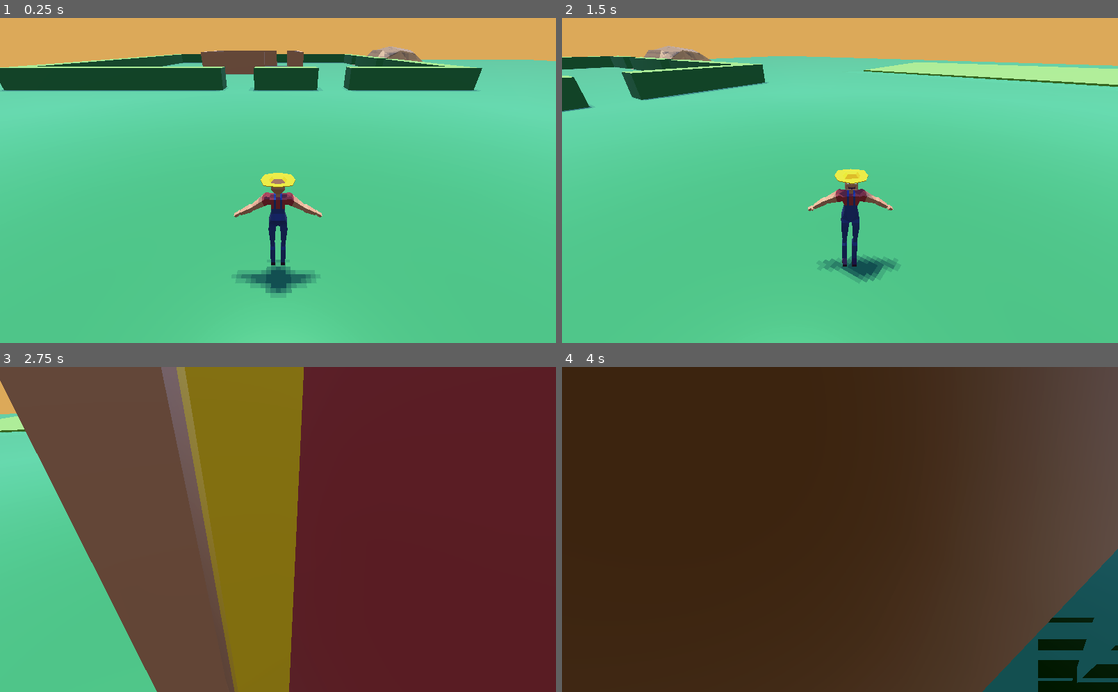
Above: before the commit, frames 1-4 (two rows, left to right).
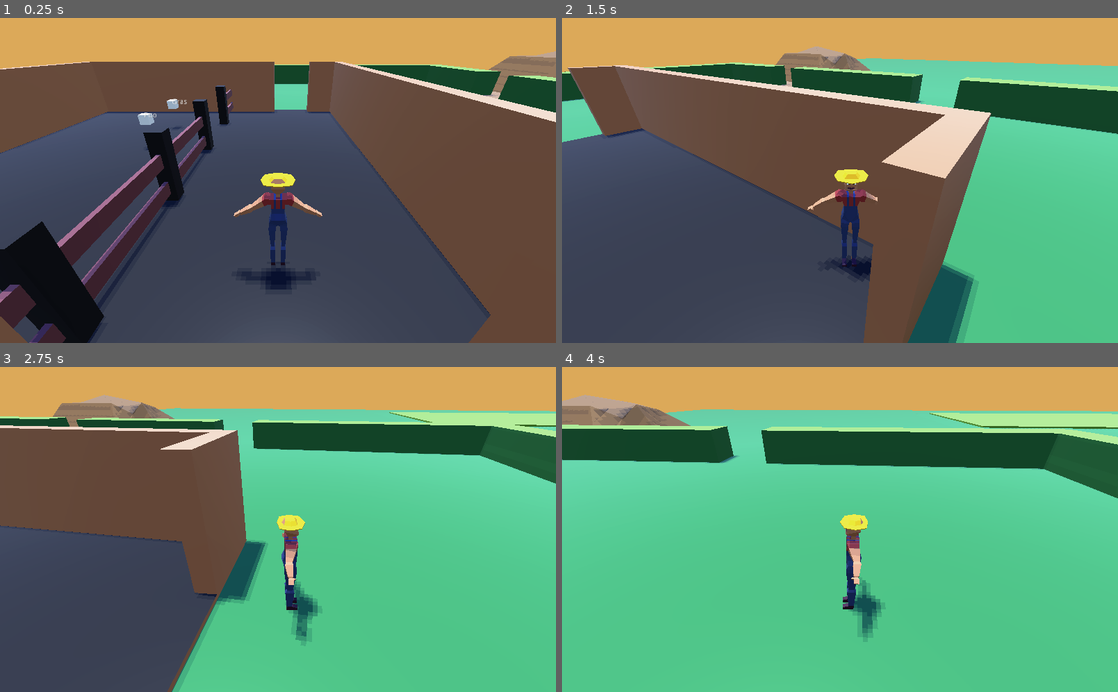
Above: after the commit, the same moments.

Repository: jomoho/ld46
Game: Godot game, scene res://levels/farm_level.tscn
Two runs of this game, one before a commit and one after it. Both use one fixed random seed, a clock stepped at 60 frames per second and the inputs below.
Inputs:
- Up to frame 1 (0.25 s): no input
- Up to frame 2 (1.5 s): hold D (move_right) 0.53-1.28 s; hold S (move_back) from 1.28 s (still down)
- Up to frame 3 (2.75 s): release S (move_back) at 2.03 s; hold D (move_right) from 2.03 s (still down)
- Up to frame 4 (4 s): release D (move_right) at 2.78 s; hold W (move_up) 2.78-3.53 s; hold A (move_left) from 3.53 s (still down)

The runs differ from the first frame. In frame 1, 85% of the frame differs, in the area x 0-100%, y 8-100%; in frame 2, 66%; in frame 3, 91%; in frame 4, 100%, in the area x 0-100%, y 0-100%.

Commit message:
Progress
* farm looks even better and house is to scale
* automatic collision meshes from blender export
* added poo and grass objects with physics and area colliders on different layers
* added hud labels for cow poo and gras
*

Diff:
--- /dev/null
+++ b/farm_life_godot/levels/farm_level.gd
@@ -0,0 +1 @@
+extends Spatial
--- a/farm_life_godot/levels/farm_level.tscn
+++ b/farm_life_godot/levels/farm_level.tscn
@@ -1,56 +1,25 @@
-[gd_scene load_steps=6 format=2]
+[gd_scene load_steps=9 format=2]
 
 [ext_resource path="res://objects/characters/cow_agent.tscn" type="PackedScene" id=1]
 [ext_resource path="res://objects/characters/farmer_player.tscn" type="PackedScene" id=2]
-[ext_resource path="res://levels/farm_land.tscn" type="PackedScene" id=3]
+[ext_resource path="res://models/farm_land.gltf" type="PackedScene" id=3]
+[ext_resource path="res://levels/farm_level.gd" type="Script" id=4]
+[ext_resource path="res://objects/gras.gd" type="Script" id=5]
+[ext_resource path="res://objects/poo.gd" type="Script" id=6]
 
 [sub_resource type="BoxShape" id=1]
 
-[sub_resource type="BoxShape" id=2]
-extents = Vector3( 1, 1, 1.06406 )
+[sub_resource type="CubeMesh" id=2]
 
 [node name="farm_level" type="Spatial"]
-
-[node name="farm_land" parent="." instance=ExtResource( 3 )]
+script = ExtResource( 4 )
 
 [node name="Player" parent="." instance=ExtResource( 2 )]
-transform = Transform( 1, 0, 0, 0, 1, 0, 0, 0, 1, 19.9969, 0, -21.9509 )
+transform = Transform( 1, 0, 0, 0, 1, 0, 0, 0, 1, 19.9969, 0, 18.7135 )
+collision_layer = 7
+collision_mask = 7
 cameraPath = NodePath("../../farm_level/Player/camera_dolly/Camera")
 meshPath = NodePath("../../farm_level/Player/farmer_rig")
-
-[node name="StaticBody" type="StaticBody" parent="."]
-
-[node name="CollisionShape" type="CollisionShape" parent="StaticBody"]
-transform = Transform( 64, 0, 0, 0, 1, 0, 0, 0, 64, 0.000883102, -0.980396, 0.0372362 )
-shape = SubResource( 1 )
-
-[node name="CollisionShape2" type="CollisionShape" parent="StaticBody"]
-transform = Transform( 1.028, 0, 0, 0, 1.138, 0, 0, 0, 9, 1.00334, 1.0972, 10.2207 )
-shape = SubResource( 2 )
-
-[node name="CollisionShape7" type="CollisionShape" parent="StaticBody"]
-transform = Transform( -1.09169e-07, 0, 5.86641, 0, 1.138, 0, -1.028, 0, -1.46629e-06, 6.40772, 1, 0.904548 )
-shape = SubResource( 2 )
-
-[node name="CollisionShape8" type="CollisionShape" parent="StaticBody"]
-transform = Transform( -5.91866e-08, 0, 3.18051, 0, 1.138, 0, -1.028, 0, -1.46629e-06, 19.2915, 1, 0.772332 )
-shape = SubResource( 2 )
-
-[node name="CollisionShape3" type="CollisionShape" parent="StaticBody"]
-transform = Transform( 1.028, 0, 0, 0, 1.138, 0, 0, 0, 6.5, 1.00334, 1.06203, 28.7418 )
-shape = SubResource( 2 )
-
-[node name="CollisionShape4" type="CollisionShape" parent="StaticBody"]
-transform = Transform( 1.028, 0, 0, 0, 1.138, 0, 0, 0, 4, 1.00334, 1.06203, 42.6848 )
-shape = SubResource( 2 )
-
-[node name="CollisionShape5" type="CollisionShape" parent="StaticBody"]
-transform = Transform( -1.67482e-07, 0, 24, 0, 1.138, 0, -1.028, 0, -3.9101e-06, 23.971, 1.06203, 47.0494 )
-shape = SubResource( 2 )
-
-[node name="CollisionShape6" type="CollisionShape" parent="StaticBody"]
-transform = Transform( 1.028, 0, 0, 0, 1.138, 0, 0, 0, 24, 47.2441, 1.06203, 23.9647 )
-shape = SubResource( 2 )
 
 [node name="RayCast" type="RayCast" parent="."]
 
@@ -61,6 +30,79 @@
 
 [node name="cow_agent" parent="." instance=ExtResource( 1 )]
 transform = Transform( -1.62921e-07, 0, -1, 0, 1, 0, 1, 0, -1.62921e-07, 28.2972, 0, 19.464 )
+collision_layer = 7
+collision_mask = 7
 
-[node name="cow_agent2" parent="." instance=ExtResource( 1 )]
-transform = Transform( -1.62921e-07, 0, -1, 0, 1, 0, 1, 0, -1.62921e-07, 28.2972, 0, 22.0537 )
+[node name="farm_land" parent="." instance=ExtResource( 3 )]
+
+[node name="poo" type="RigidBody" parent="."]
+transform = Transform( 1, 0, 0, 0, 1, 0, 0, 0, 1, 25.4947, 1.57472, 25.1523 )
+mass = 10.0
+script = ExtResource( 6 )
+
+[node name="CollisionShape" type="CollisionShape" parent="poo"]
+transform = Transform( 0.2, 0, 0, 0, 0.2, 0, 0, 0, 0.2, 0, 0, 0 )
+shape = SubResource( 1 )
+
+[node name="MeshInstance" type="MeshInstance" parent="poo/CollisionShape"]
+mesh = SubResource( 2 )
+material/0 = null
+
+[node name="Area" type="Area" parent="poo"]
+collision_layer = 2
+collision_mask = 2
+
+[node name="CollisionShape" type="CollisionShape" parent="poo/Area"]
+transform = Transform( 0.5, 0, 0, 0, 0.5, 0, 0, 0, 0.5, 0, 0, 0 )
+shape = SubResource( 1 )
+
+[node name="LabelAnchor" type="Spatial" parent="poo"]
+transform = Transform( 1, 0, 0, 0, 1, 0, 0, 0, 1, 0, 0.300306, 0 )
+
+[node name="Label" type="Label" parent="poo"]
+margin_left = 58.0
+margin_top = 95.0
+margin_right = 104.0
+margin_bottom = 109.0
+text = "Poo"
+__meta__ = {
+"_edit_use_anchors_": false
+}
+
+[node name="gras" type="RigidBody" parent="."]
+transform = Transform( 1, 0, 0, 0, 1, 0, 0, 0, 1, 25.4947, 1.57472, 27.9983 )
+mass = 10.0
+script = ExtResource( 5 )
+
+[node name="CollisionShape" type="CollisionShape" parent="gras"]
+transform = Transform( 0.2, 0, 0, 0, 0.2, 0, 0, 0, 0.2, 0, 0, 0 )
+shape = SubResource( 1 )
+
+[node name="MeshInstance" type="MeshInstance" parent="gras/CollisionShape"]
+mesh = SubResource( 2 )
+material/0 = null
+
+[node name="Area" type="Area" parent="gras"]
+collision_layer = 4
+collision_mask = 4
+
+[node name="CollisionShape" type="CollisionShape" parent="gras/Area"]
+transform = Transform( 0.5, 0, 0, 0, 0.5, 0, 0, 0, 0.5, 0, 0, 0 )
+shape = SubResource( 1 )
+
+[node name="LabelAnchor" type="Spatial" parent="gras"]
+transform = Transform( 1, 0, 0, 0, 1, 0, 0, 0, 1, 0, 0.304605, 0 )
+
+[node name="Label" type="Label" parent="gras"]
+margin_left = 86.0
+margin_top = 45.0
+margin_right = 132.0
+margin_bottom = 59.0
+text = "Gras"
+__meta__ = {
+"_edit_use_anchors_": false
+}
+[connection signal="body_entered" from="poo/Area" to="poo" method="_on_Area_body_entered"]
+[connection signal="body_entered" from="gras/Area" to="gras" method="_on_Area_body_entered" flags=6]
+
+[editable path="cow_agent"]
--- /dev/null
+++ b/farm_life_godot/objects/characters/cow_agent.gd
@@ -0,0 +1,44 @@
+extends KinematicBody
+
+const POO_INTERVAL = 20
+
+
+# stuff
+var label
+var labelAnchor
+var cam
+
+var digestion = 0
+var pooTimer = 0
+var health = 50
+var timeAlive = 0;
+
+func _process(_delta):
+	timeAlive += _delta
+
+	if digestion > 0:
+		pooTimer += _delta
+		if pooTimer > POO_INTERVAL:
+			make_poo()
+			pooTimer = 0;
+			digestion -=1;
+
+	label.set_text(make_text())
+	## adjust label position
+	var pos = labelAnchor.get_global_transform().origin;
+	var screenPos = cam.unproject_position(pos);
+	label.set_position(screenPos);
+
+# Called when the node enters the scene tree for the first time.
+func _ready():
+	cam = get_tree().get_root().get_camera()
+	label = get_node("Label")
+	labelAnchor = get_node("LabelAnchor")
+	pass
+
+func make_poo():
+	print("poooooooooooooo")
+	pass
+
+func make_text():
+	return "cow %d : %d" % [health,digestion]
--- a/farm_life_godot/objects/characters/cow_agent.tscn
+++ b/farm_life_godot/objects/characters/cow_agent.tscn
@@ -1,14 +1,27 @@
-[gd_scene load_steps=3 format=2]
+[gd_scene load_steps=4 format=2]
 
 [ext_resource path="res://objects/characters/cow_rig.tscn" type="PackedScene" id=1]
+[ext_resource path="res://objects/characters/cow_agent.gd" type="Script" id=2]
 
 [sub_resource type="BoxShape" id=1]
 extents = Vector3( 1, 1, 1.13703 )
 
 [node name="cow_agent" type="KinematicBody"]
+script = ExtResource( 2 )
 
 [node name="CollisionShape" type="CollisionShape" parent="."]
 transform = Transform( 0.454, 0, 0, 0, 1, 0, 0, 0, 1, 0, 1, 0.264589 )
 shape = SubResource( 1 )
 
 [node name="cow" parent="." instance=ExtResource( 1 )]
+
+[node name="Label" type="Label" parent="."]
+margin_right = 146.0
+margin_bottom = 57.0
+text = "Cow"
+__meta__ = {
+"_edit_use_anchors_": false
+}
+
+[node name="LabelAnchor" type="Spatial" parent="."]
+transform = Transform( 1, 0, 0, 0, 1, 0, 0, 0, 1, 0, 2.05057, 0.772278 )
--- /dev/null
+++ b/farm_life_godot/objects/gras.gd
@@ -0,0 +1,28 @@
+extends RigidBody
+
+# stuff
+var label
+var labelAnchor
+var cam
+
+var timeAlive = 0;
+
+func _process(_delta):
+	timeAlive += _delta
+	## adjust label position
+	var pos = labelAnchor.get_global_transform().origin;
+	var screenPos = cam.unproject_position(pos);
+	label.set_position(screenPos);
+
+# Called when the node enters the scene tree for the first time.
+func _ready():
+	cam = get_tree().get_root().get_camera()
+	label = get_node("Label")
+	labelAnchor = get_node("LabelAnchor")
+	pass
+
+
+func _on_Area_body_entered(body):
+	print("gras entered")
+	print(body.name)
+	pass # Replace with function body.
--- /dev/null
+++ b/farm_life_godot/objects/poo.gd
@@ -0,0 +1,28 @@
+extends RigidBody
+
+# stuff
+var label
+var labelAnchor
+var cam
+
+var timeAlive = 0;
+
+func _process(_delta):
+	timeAlive += _delta
+	## adjust label position
+	var pos = labelAnchor.get_global_transform().origin;
+	var screenPos = cam.unproject_position(pos);
+	label.set_position(screenPos);
+
+# Called when the node enters the scene tree for the first time.
+func _ready():
+	cam = get_tree().get_root().get_camera()
+	label = get_node("Label")
+	labelAnchor = get_node("LabelAnchor")
+	pass
+
+
+func _on_Area_body_entered(body):
+	print("poo entered")
+	print(body.name)
+	pass # Replace with function body.
Binary file changed: farm_life_godot/models/farm_land.bin
Not shown, changed: farm_life_godot/models/farm_land.gltf
Not shown, added: gfx_work/farm_land.blend
